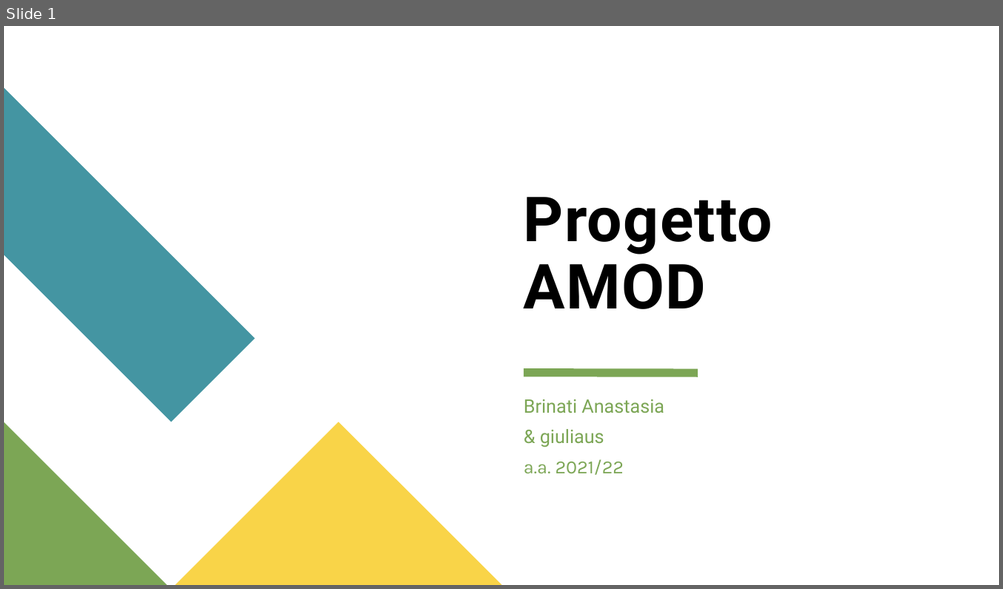
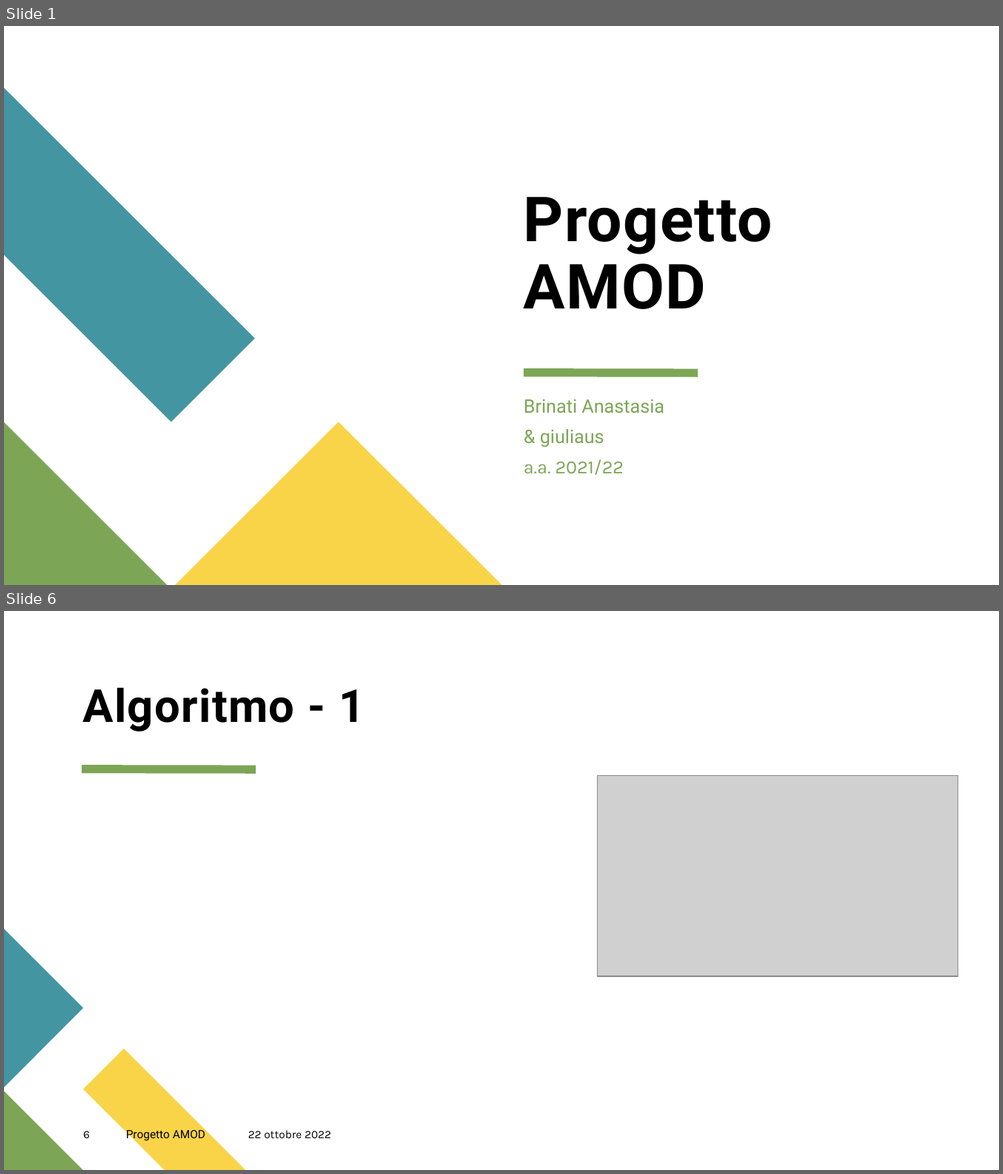
Before and after one commit to GiulioAppetito/Progetto-AMOD-21-22, a slide deck: Presentazione Progetto AMOD.pptx. Shown one above the other, each under a label of ours: slide 1 before the commit, slides 1 and 6 after it; the slides between them are not shown. The pictures are 1003x589 and 1003x1174 pixels, drawn with LibreOffice and Linux fonts; fonts in the diff are those of the drawing; grey boxes stand for pictures. Boxes give left, top, right and bottom in pixels: in the first picture for what was removed or moved away, otherwise in the second. Text is boxed around its words. In the diff, an @@ line names an element or a change of style, - is before the commit and + after.

```diff
--- a/Presentazione Progetto AMOD.pptx
+++ b/Presentazione Progetto AMOD.pptx
@@ slide 6 added at bbox=[4, 611, 999, 1170], background #FFFFFF @@
@@ title added at bbox=[82, 687, 365, 732], 44 pt, text #000000, bold @@
+Algoritmo - 1
@@ line added from (82, 769) to (256, 769), #7CA655 8 pt @@
@@ picture added at bbox=[597, 776, 959, 977] @@
@@ freeform shape added at bbox=[4, 930, 83, 1088], fill #4495A2 @@
@@ freeform shape added at bbox=[83, 1049, 245, 1170], fill #F9D448 @@
@@ freeform shape added at bbox=[4, 1091, 83, 1170], fill #7CA655 @@
@@ page number added at bbox=[83, 1131, 90, 1139], 11 pt, text #000000 @@
+6
@@ text added at bbox=[126, 1128, 205, 1142], 11 pt, text #000000 @@
+Progetto AMOD
@@ text added at bbox=[248, 1130, 331, 1139], 11 pt, text #000000 @@
+22 ottobre 2022
```
Also in this commit, not shown: 11 slides changed, 4 other slides added, 2 slides removed, 1 other file.
